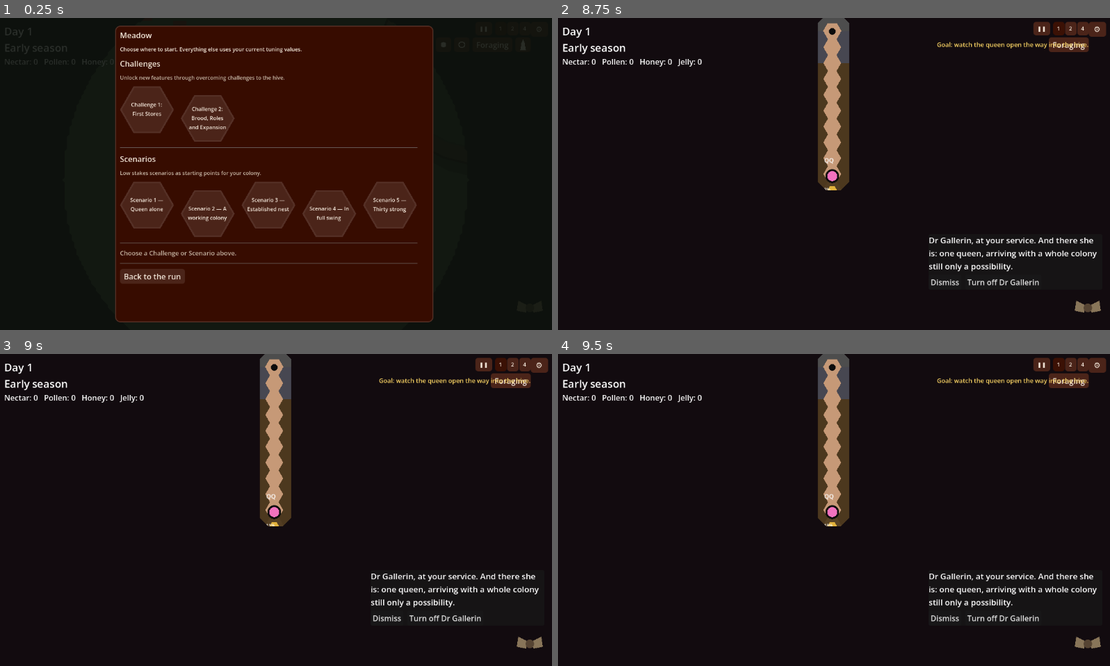
Above: before the commit, frames 1-4 (two rows, left to right).
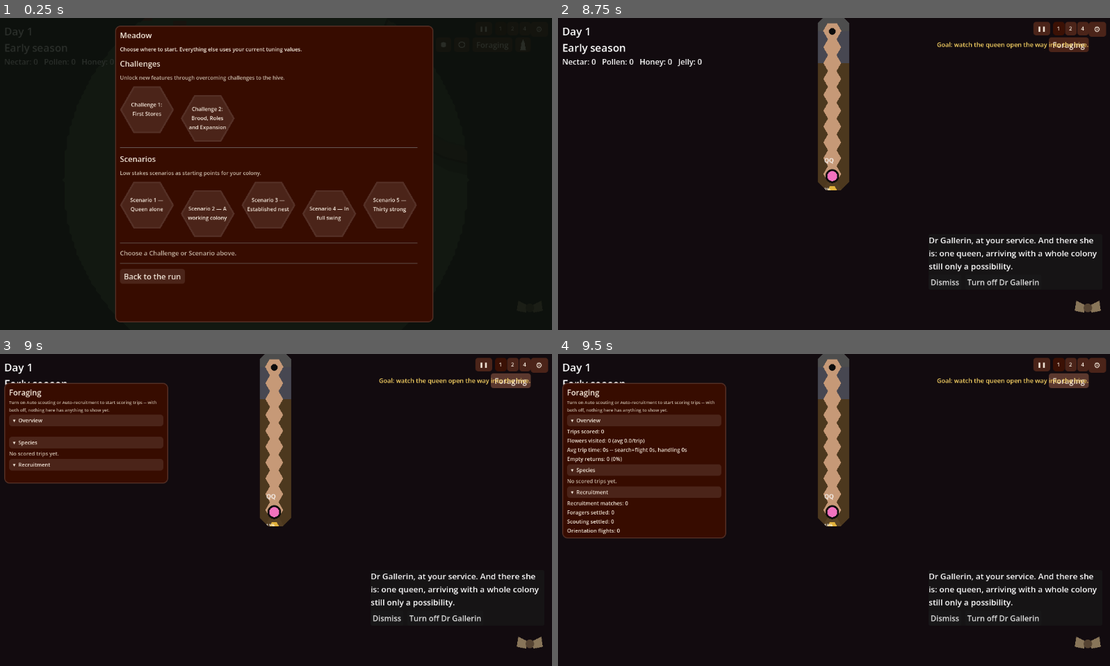
Above: after the commit, the same moments.

Repository: wonderburg7/meadow
Game: Godot game, scene res://scenes/Main.tscn
Same seed, same stepped clock (60 frames per second), same inputs: the game is played once before the commit and once after it.
Inputs (mouse positions are in pixels of both pictures, inside the frame that each line leads up to):
- Up to frame 1 (0.25 s): no input
- Up to frame 2 (8.75 s): click "❚❚" at 0.5 s; click "1" at 1.25 s; click "2" at 2 s; click "4" at 2.75 s; click (999, 46) at 3.52 s; click (1021, 46) at 4.27 s; click "Foraging" at 5 s; click (1082, 46) at 5.77 s; click "⚙" at 6.5 s; click (707, 108) at 7.27 s; click "Start" at 8 s
- Up to frame 3 (9 s): click "Foraging" at 8.75 s
- Up to frame 4 (9.5 s): no input

Frames 1-2 are identical in both runs. In frame 3, 9.6% of the frame differs, in the area x 0-31%, y 9-42%; in frame 4, 15%, in the area x 0-31%, y 9-60%.

Commit message:
Fix Challenge goal shelf hit area

Diff:
--- a/scripts/hud.gd
+++ b/scripts/hud.gd
@@ -662,6 +662,10 @@
 	goal_shelf = VBoxContainer.new()
 	goal_shelf.theme = UiTheme.build_theme()
 	goal_shelf.visible = false
+	# The shelf overlaps the second top-bar row while a Challenge is active.
+	# It is display-only, so every part must pass pointer input through to
+	# the controls underneath instead of leaving only their exposed edge live.
+	goal_shelf.mouse_filter = Control.MOUSE_FILTER_IGNORE
 	goal_shelf.set_anchors_preset(Control.PRESET_TOP_RIGHT)
 	goal_shelf.grow_horizontal = Control.GROW_DIRECTION_BEGIN
 	goal_shelf.offset_right = -(SETTINGS_BUTTON_DEFAULT_WIDTH + SETTINGS_BUTTON_GAP)
@@ -692,6 +696,7 @@
 	current_goal_label.horizontal_alignment = HORIZONTAL_ALIGNMENT_RIGHT
 	current_goal_label.autowrap_mode = TextServer.AUTOWRAP_WORD_SMART
 	current_goal_label.custom_minimum_size = Vector2(320, 0)
+	current_goal_label.mouse_filter = Control.MOUSE_FILTER_IGNORE
 	current_goal_label.theme_type_variation = "Body"
 	current_goal_label.add_theme_color_override("font_color", UiTheme.color("warning"))
 	goal_shelf.add_child(current_goal_label)
@@ -701,16 +706,19 @@
 	goal_progress_row.visible = false
 	goal_progress_row.alignment = BoxContainer.ALIGNMENT_END
 	goal_progress_row.add_theme_constant_override("separation", 6)
+	goal_progress_row.mouse_filter = Control.MOUSE_FILTER_IGNORE
 	goal_shelf.add_child(goal_progress_row)
 
 	goal_progress_bar = ProgressBar.new()
 	goal_progress_bar.custom_minimum_size = Vector2(160, 8)
 	goal_progress_bar.show_percentage = false
+	goal_progress_bar.mouse_filter = Control.MOUSE_FILTER_IGNORE
 	goal_progress_row.add_child(goal_progress_bar)
 
 	goal_progress_label = Label.new()
 	goal_progress_label.theme_type_variation = "Small"
 	goal_progress_label.add_theme_color_override("font_color", UiTheme.color("text_secondary"))
+	goal_progress_label.mouse_filter = Control.MOUSE_FILTER_IGNORE
 	goal_progress_row.add_child(goal_progress_label)
 
 ## Called by debug_panel.gd whenever its settings cog's actual width
